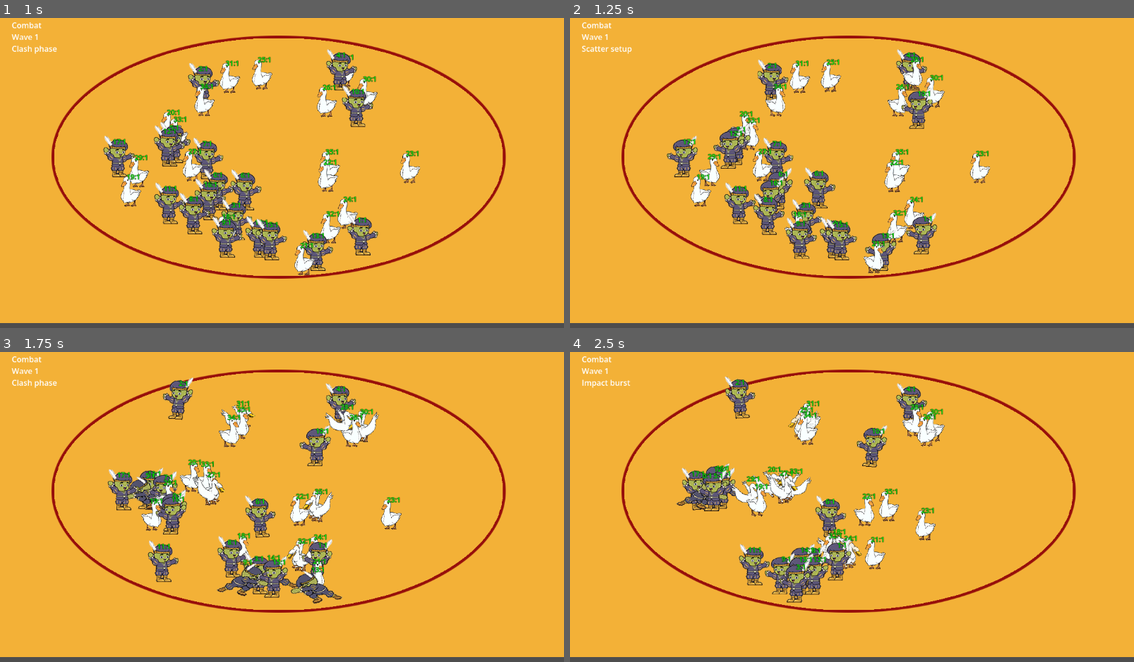
Above: before the commit, frames 1-4 (two rows, left to right).
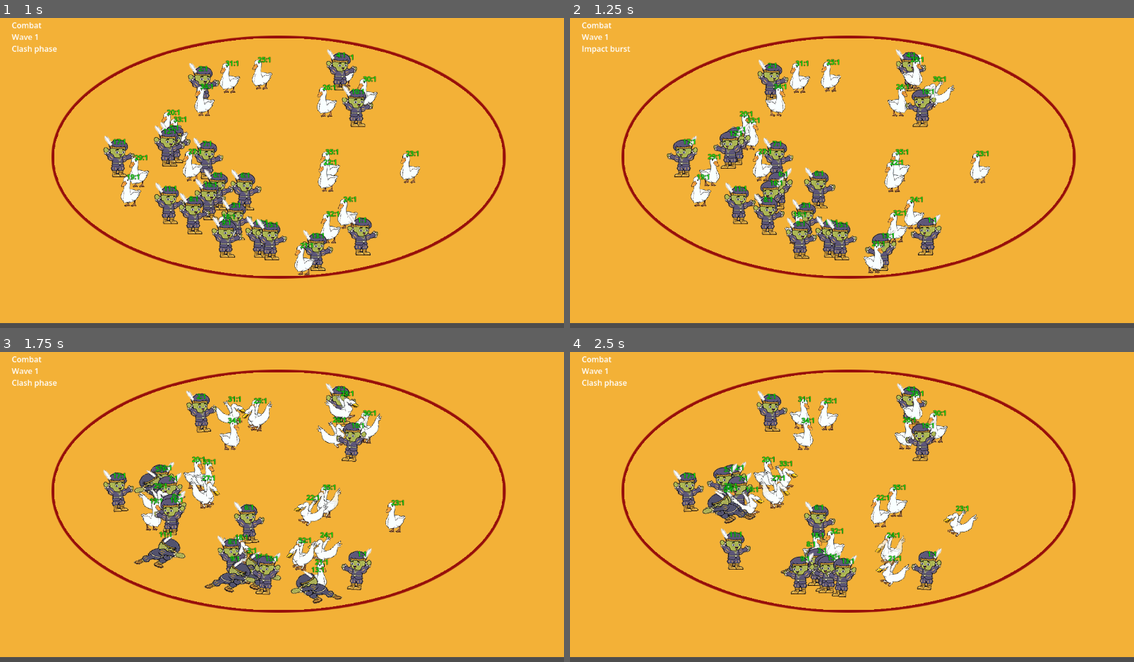
Above: after the commit, the same moments.

Repository: changingzhao-cpu/demo
Game: Godot game, scene res://scenes/main/main_scene.tscn
The game is run twice, just before and just after one commit, with the same random seed, the same clock (stepped at 60 frames per second) and the same inputs.
Inputs (mouse positions are in pixels of both pictures, inside the frame that each line leads up to):
- Up to frame 1 (1 s): tap Enter at 0.5, 0.6 s; move the mouse to (406, 154) at 0.52 s; click (406, 154) at 0.67 s
- Up to frame 2 (1.25 s): no input
- Up to frame 3 (1.75 s): move the mouse to (169, 519) at 1.27 s; tap Keypad Enter at 1.35 s; click (169, 519) at 1.42 s
- Up to frame 4 (2.5 s): move the mouse to (908, 435) at 2.02 s; tap Enter at 2.1 s; click (908, 435) at 2.17 s

Frame 1 is identical in both runs. In frame 2, 1.9% of the frame differs, in the area x 2-69%, y 8-83%; in frame 3, 10%; in frame 4, 12%, in the area x 2-73%, y 7-81%.

Commit message:
refactor: split engagement trigger and sticky distance
Separate attack trigger distance from attack sticky margin and tighten engagement slots while preserving combat stability.

Co-Authored-By: Claude Sonnet 4.6 (1M context) <noreply@anthropic.com>

Diff:
--- a/scripts/battle/battle_controller.gd
+++ b/scripts/battle/battle_controller.gd
@@ -858,11 +858,11 @@
 		_entity_store.unit_type_id[entity_id] = 0
 		_entity_store.hp[entity_id] = 100.0
 		_entity_store.max_hp[entity_id] = 100.0
-		_entity_store.attack_range_sq[entity_id] = 0.0
+		_entity_store.attack_range_sq[entity_id] = 2.8
 		_entity_store.attack_interval[entity_id] = 0.5
 		_entity_store.attack_cd[entity_id] = _rng.randf_range(0.0, 0.12)
 		_entity_store.move_speed[entity_id] = _rng.randf_range(5.6, 6.4)
-		_entity_store.radius[entity_id] = 0.6
+		_entity_store.radius[entity_id] = 0.72
 		var spawn_position := _get_spawn_position(index, team_id, own_positions, other_positions)
 		own_positions.append(spawn_position)
 		_entity_store.position_x[entity_id] = spawn_position.x
--- a/scripts/battle/battle_simulation.gd
+++ b/scripts/battle/battle_simulation.gd
@@ -5,7 +5,8 @@
 const DEFAULT_ATTACK_DAMAGE := 10.0
 const DEFAULT_KNOCKBACK_DISTANCE := 0.42
 const DEFAULT_LAUNCH_HEIGHT := 0.26
-const ENGAGE_BUFFER := 0.1
+const ATTACK_TRIGGER_BUFFER := 0.18
+const ATTACK_STICKY_MARGIN := 0.22
 const PRECONTACT_SPACING_RADIUS := 1.85
 const PRECONTACT_SPACING_STEP := 0.22
 const SAME_TEAM_SPACING_RADIUS := 1.45
@@ -21,10 +22,10 @@
 const UNIT_STATE_ADVANCE := 3
 const UNIT_STATE_DEAD := 4
 const ENGAGEMENT_SLOT_OFFSETS := [
-	Vector2(-1.2, 0.0),
-	Vector2(1.2, 0.0),
-	Vector2(0.0, -1.0),
-	Vector2(0.0, 1.0)
+	Vector2(-1.08, 0.0),
+	Vector2(1.08, 0.0),
+	Vector2(0.0, -0.92),
+	Vector2(0.0, 0.92)
 ]
 
 var _grid
@@ -85,12 +86,14 @@
 	var origin := Vector2(store.position_x[entity_id], store.position_y[entity_id])
 	var target := Vector2(store.position_x[target_id], store.position_y[target_id])
 	var attack_range := sqrt(maxf(0.0, store.attack_range_sq[entity_id]))
-	var engage_distance: float = attack_range + ENGAGE_BUFFER + store.radius[entity_id] + store.radius[target_id]
 	var slot_index := _resolve_engagement_slot(store, entity_id, target_id)
 	var engagement_target := _resolve_engagement_slot_position(store, target_id, slot_index) if slot_index >= 0 else target
 	var distance := origin.distance_to(engagement_target)
-
-	if distance > engage_distance:
+	var trigger_distance: float = _get_attack_trigger_distance(store, entity_id, target_id, false)
+	var sticky_distance: float = _get_attack_trigger_distance(store, entity_id, target_id, true)
+	var allowed_distance := sticky_distance if store.state[entity_id] == UNIT_STATE_ATTACK else trigger_distance
+
+	if distance > allowed_distance:
 		_move_toward_position(store, entity_id, engagement_target, delta)
 		var moved_distance := origin.distance_to(Vector2(store.position_x[entity_id], store.position_y[entity_id]))
 		_update_engagement_blocked_time(store, entity_id, moved_distance, delta)
@@ -157,6 +160,11 @@
 	})
 	report["events"] = events
 
+func _get_attack_trigger_distance(store, entity_id: int, target_id: int, include_sticky_margin: bool) -> float:
+	var attack_range := sqrt(maxf(0.0, store.attack_range_sq[entity_id]))
+	var sticky_margin := ATTACK_STICKY_MARGIN if include_sticky_margin else 0.0
+	return attack_range + ATTACK_TRIGGER_BUFFER + sticky_margin + store.radius[entity_id] + store.radius[target_id]
+
 func _resolve_impact_direction(origin: Vector2, target: Vector2) -> Vector2:
 	var direction := target - origin
 	if direction == Vector2.ZERO:
--- a/tests/battle/test_battle_simulation_attacks.gd
+++ b/tests/battle/test_battle_simulation_attacks.gd
@@ -11,6 +11,7 @@
 	_test_in_range_attack_does_not_push_entities_apart(failures)
 	_test_attacker_enters_attack_state_after_reaching_engagement_slot(failures)
 	_test_crowded_attackers_do_not_all_stall_without_attacking(failures)
+	_test_attacker_keeps_attacking_with_small_distance_jitter(failures)
 	return failures
 
 func _test_crowded_attackers_do_not_all_stall_without_attacking(failures: Array[String]) -> void:
@@ -146,6 +147,28 @@
 	_assert_true(after_target.distance_to(before_target) < 0.05, "target should not get shoved away simply because combat started in range", failures)
 	_assert_true(after_attacker.distance_to(after_target) <= before_attacker.distance_to(before_target) + 0.02, "in-range attack logic should not create visible separation at contact start", failures)
 
+func _test_attacker_keeps_attacking_with_small_distance_jitter(failures: Array[String]) -> void:
+	var store = EntityStore.new(2)
+	var grid = SpatialGrid.new(10.0)
+	var simulation = BattleSimulationScript.new(grid)
+	var attacker: int = store.allocate()
+	var target: int = store.allocate()
+	_prepare_attacker(store, attacker)
+	_prepare_target(store, target, 100.0)
+	store.position_x[attacker] = -0.95
+	store.position_y[attacker] = 0.0
+	store.position_x[target] = 0.0
+	store.position_y[target] = 0.0
+	store.attack_range_sq[attacker] = 0.25
+	grid.upsert(attacker, Vector2(store.position_x[attacker], store.position_y[attacker]))
+	grid.upsert(target, Vector2.ZERO)
+	simulation.tick_bucket(store, 0.1, 0, 1)
+	_assert_eq(store.state[attacker], 1, "attacker should enter attack state at the engagement edge", failures)
+	store.position_x[target] = 0.08
+	grid.upsert(target, Vector2(store.position_x[target], store.position_y[target]))
+	simulation.tick_bucket(store, 0.1, 0, 1)
+	_assert_eq(store.state[attacker], 1, "attacker should keep attacking under small contact jitter instead of dropping back to chase", failures)
+
 func _assert_true(value: bool, message: String, failures: Array[String]) -> void:
 	if not value:
 		failures.append(message)
--- a/tests/debug_runtime_probe.gd
+++ b/tests/debug_runtime_probe.gd
@@ -2,7 +2,7 @@
 
 const BATTLE_SCENE_PATH := "res://scenes/battle/battle_scene.tscn"
 const OUTPUT_PATH := "user://runtime_probe.json"
-const SAMPLE_TIMES := [0.0, 0.01, 0.03, 0.05, 0.1, 0.2, 0.5, 1.0, 2.0, 3.0, 4.0, 5.0, 6.0]
+const SAMPLE_TIMES := [0.0, 0.01, 0.03, 0.05, 0.1, 0.2, 0.5, 1.0, 2.0, 3.0, 4.0, 5.0, 6.0, 8.0]
 const INITIAL_PROBE := "user://transition_initial_probe.json"
 const RUNTIME_PROBE := "user://transition_runtime_probe.json"
 
